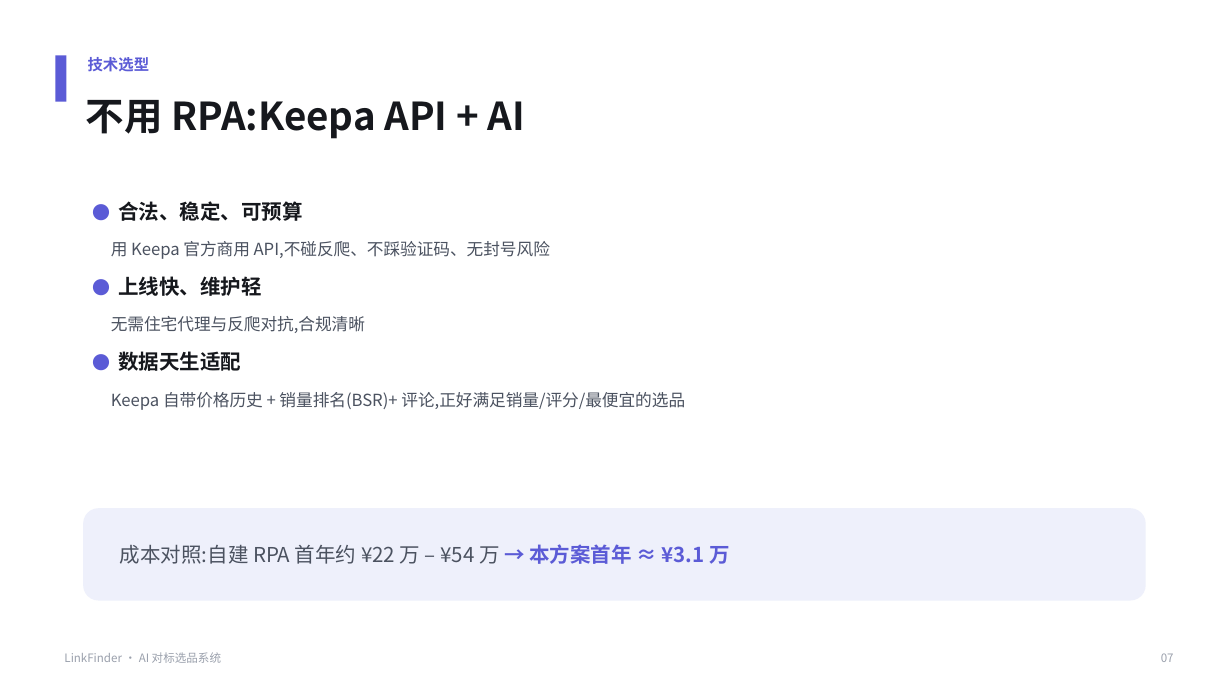
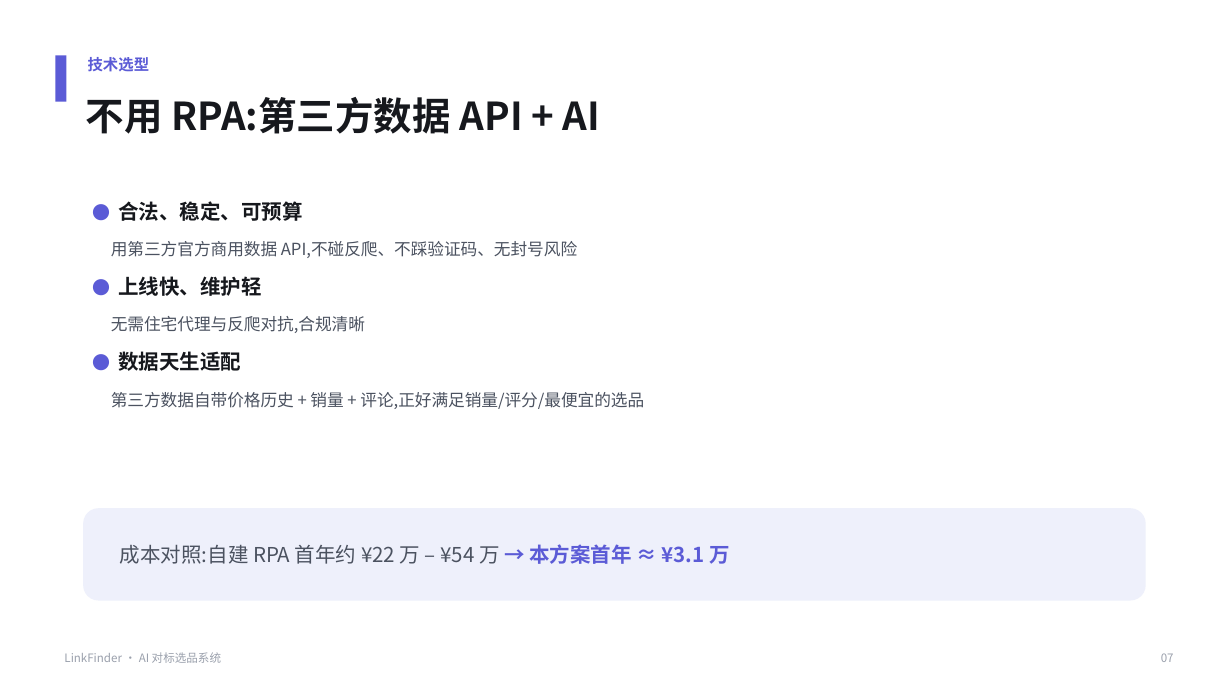
Before and after one commit to Rayyyyy1202/New_ENV, a slide deck: slide 7 of 销售PPT-Amazon对标选品系统.pptx. Drawn at 1232x693 pixels with LibreOffice and Linux fonts; fonts in the diff are those of the drawing. Boxes give left, top, right and bottom in pixels: in the first picture for what was removed or moved away, otherwise in the second. Text is boxed around its words. In the diff, an @@ line names an element or a change of style, - is before the commit and + after.

```diff
--- a/销售PPT-Amazon对标选品系统.pptx
+++ b/销售PPT-Amazon对标选品系统.pptx
@@ text at [86, 97, 600, 134]: text changed @@
-不用 RPA:Keepa API + AI
+不用 RPA:第三方数据 API + AI
@@ text at [111, 241, 577, 258]: text changed @@
-用 Keepa 官方商用 API,不碰反爬、不踩验证码、无封号风险
+用第三方官方商用数据 API,不碰反爬、不踩验证码、无封号风险
@@ text at [111, 392, 644, 409]: text changed @@
-Keepa 自带价格历史 + 销量排名(BSR)+ 评论,正好满足销量/评分/最便宜的选品
+第三方数据自带价格历史 + 销量 + 评论,正好满足销量/评分/最便宜的选品
```
Also in this commit, not shown: 7 other slides changed, 4 other files.
